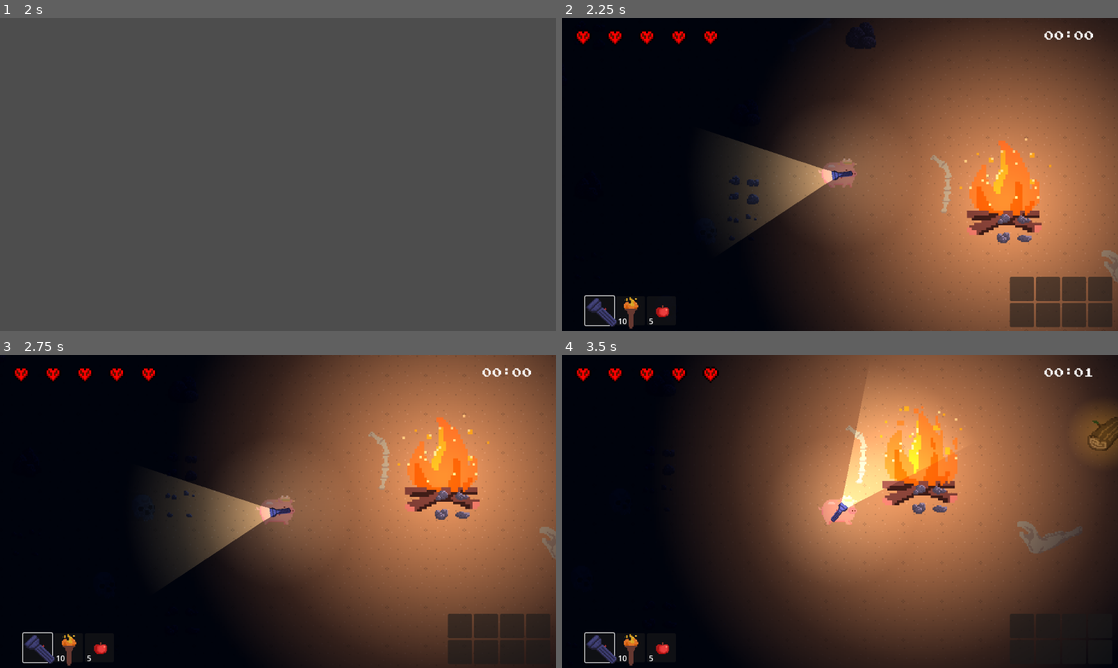
Above: before the commit, frames 1-4 (two rows, left to right).
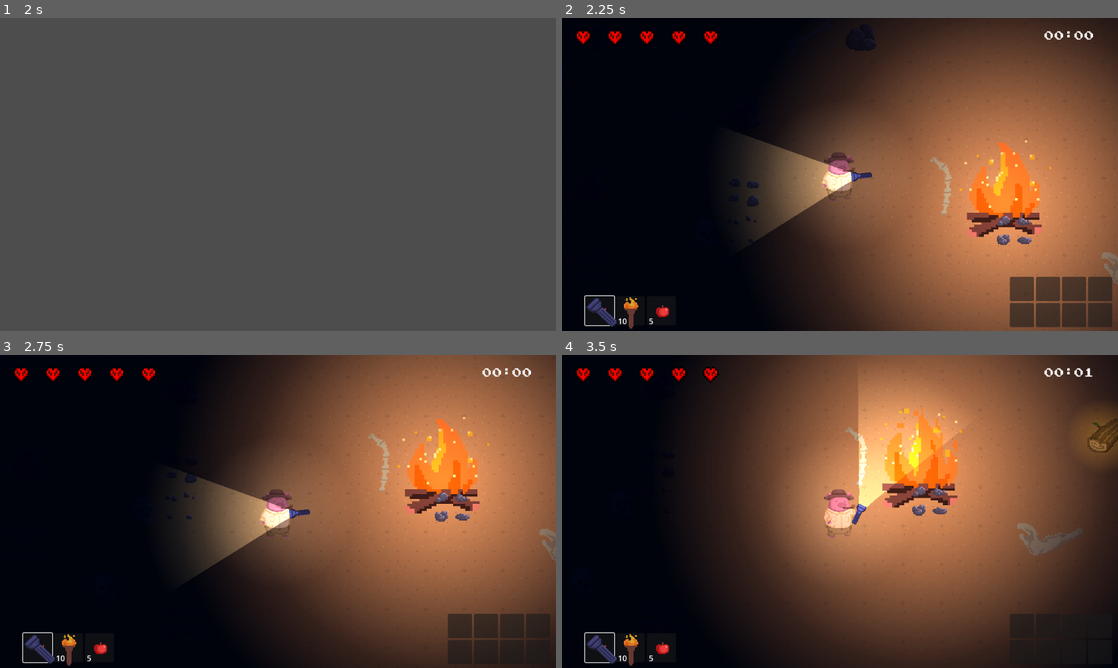
Above: after the commit, the same moments.

Repository: JasonLee4/MaizeRunnerGame
Game: Godot game, scene res://scenes/menus/main_menu.tscn
The game is run twice, just before and just after one commit, with the same random seed, the same clock (stepped at 60 frames per second) and the same inputs. Sound files missing from this copy of the repository are replaced by a short silence.
Inputs (mouse positions are in pixels of both pictures, inside the frame that each line leads up to):
- Up to frame 1 (2 s): click (278, 180) at 0.5 s; tap Enter at 1.25 s; move the mouse to (400, 158) at 1.27 s; hold D (right) from 1.28 s (still down); tap Space (dash) at 1.35 s
- Up to frame 2 (2.25 s): tap Space (dash) at 2 s; move the mouse to (728, 190) at 2.02 s; release D (right) at 2.03 s; hold S (down) from 2.03 s (still down); tap F (advance_dialogue) at 2.1 s
- Up to frame 3 (2.75 s): keep holding S (down); tap Space (dash) at 2.3 s
- Up to frame 4 (3.5 s): tap F (advance_dialogue) at 2.75 s; move the mouse to (895, 442) at 2.77 s; release S (down) at 2.78 s; hold D (right) from 2.78 s (still down); tap Space (dash) at 2.85 s

Frame 1 is identical in both runs. In frame 2, 2.8% of the frame differs, in the area x 30-100%, y 8-91%; in frame 3, 2.7%; in frame 4, 2.9%, in the area x 43-100%, y 4-73%.

Commit message:
updating pig sprite with bipedal grigory

Diff:
--- a/scenes/characters/Pig.gd
+++ b/scenes/characters/Pig.gd
@@ -44,6 +44,7 @@
 	Globals.pig = $"."
 	print("pig inst")
 	hotbar.connect("hotbar_select", change_tool)
+	$Sprite2D.frame = 3
 	change_tool(0)
 	traj_line.clear_points()
 
@@ -73,7 +74,15 @@
 		elif state_machine.selected_state.name == "state_moving":
 			$Sprite2D.visible = true
 			$Roll.visible = false
-			$AnimationPlayer.play("pigwalk")
+			if flashlight_equipped or torch_equipped:
+				$AnimationPlayer.play("pigwalk_equip")
+			else:
+				$AnimationPlayer.play("pigwalk")
+
+		elif state_machine.selected_state.name == "state_idle":
+			$Sprite2D.visible = true
+			$Roll.visible = false
+			$AnimationPlayer.stop()
 
 		if velocity.x < 0:
 			$Sprite2D.flip_h = true
@@ -280,10 +289,16 @@
 		flashlight_equipped = false
 		flashlight.light_on = false
 		flashlight.equipped = false
+		consumable_equipped = false
 	return toggle_tool_sprites()
 
 func toggle_tool_sprites():
 	$Torch.visible = torch_equipped
+	if torch_equipped or flashlight_equipped:
+		$Sprite2D.frame = 9
+		$AnimationPlayer.play("torch")
+	else:
+		$Sprite2D.frame = 3
 	return 0
 
 func consumable_use(delta):
--- a/scenes/characters/pig.tscn
+++ b/scenes/characters/pig.tscn
@@ -1,8 +1,8 @@
-[gd_scene load_steps=25 format=3 uid="uid://cj72oa0j0cfj6"]
+[gd_scene load_steps=29 format=3 uid="uid://cj72oa0j0cfj6"]
 
 [ext_resource type="Script" path="res://scenes/characters/pig.gd" id="1_hx4hr"]
-[ext_resource type="Texture2D" uid="uid://ddkcgxfupj33n" path="res://assets/spritesheets/pigmoving.png" id="3_5iu3b"]
 [ext_resource type="Texture2D" uid="uid://depoalr5gvqrd" path="res://assets/spritesheets/pigrolling.png" id="3_6qboe"]
+[ext_resource type="Texture2D" uid="uid://clxiejrlfshta" path="res://assets/spritesheets/pigianajonesactions1.png" id="3_74h5l"]
 [ext_resource type="Script" path="res://scenes/states/Player_State_Machine.gd" id="3_e2ml4"]
 [ext_resource type="PackedScene" uid="uid://bl5yl2pomtmqm" path="res://scenes/lights/flashlight.tscn" id="4_33qj8"]
 [ext_resource type="Script" path="res://scenes/states/state_moving.gd" id="4_75rr4"]
@@ -10,6 +10,7 @@
 [ext_resource type="Texture2D" uid="uid://1m6kvuxu25w5" path="res://assets/spritesheets/whitecircle.png" id="4_ws5bl"]
 [ext_resource type="Texture2D" uid="uid://dkj0nu7jyyh65" path="res://assets/spritesheets/torchhh1.png" id="5_e87gt"]
 [ext_resource type="Script" path="res://scenes/levels/Camera.gd" id="10_sbke0"]
+[ext_resource type="Script" path="res://scenes/states/state_idle.gd" id="10_w0bou"]
 
 [sub_resource type="CapsuleShape2D" id="CapsuleShape2D_a3r7q"]
 height = 28.0
@@ -28,7 +29,7 @@
 tracks/0/type = "value"
 tracks/0/imported = false
 tracks/0/enabled = true
-tracks/0/path = NodePath("Sprite2D:frame")
+tracks/0/path = NodePath("Roll:frame")
 tracks/0/interp = 1
 tracks/0/loop_wrap = true
 tracks/0/keys = {
@@ -40,26 +41,62 @@
 tracks/1/type = "value"
 tracks/1/imported = false
 tracks/1/enabled = true
-tracks/1/path = NodePath("Roll:frame")
+tracks/1/path = NodePath("Sprite2D:frame")
 tracks/1/interp = 1
 tracks/1/loop_wrap = true
 tracks/1/keys = {
 "times": PackedFloat32Array(0),
 "transitions": PackedFloat32Array(1),
 "update": 1,
-"values": [0]
+"values": [3]
 }
 tracks/2/type = "value"
 tracks/2/imported = false
 tracks/2/enabled = true
-tracks/2/path = NodePath("Torch:frame")
+tracks/2/path = NodePath("Torch:position")
 tracks/2/interp = 1
 tracks/2/loop_wrap = true
 tracks/2/keys = {
 "times": PackedFloat32Array(0),
 "transitions": PackedFloat32Array(1),
-"update": 1,
-"values": [1]
+"update": 0,
+"values": [Vector2(16, -6)]
+}
+tracks/3/type = "value"
+tracks/3/imported = false
+tracks/3/enabled = true
+tracks/3/path = NodePath("Torch:rotation")
+tracks/3/interp = 1
+tracks/3/loop_wrap = true
+tracks/3/keys = {
+"times": PackedFloat32Array(0),
+"transitions": PackedFloat32Array(1),
+"update": 0,
+"values": [0.00868974]
+}
+tracks/4/type = "value"
+tracks/4/imported = false
+tracks/4/enabled = true
+tracks/4/path = NodePath("Flashlight:position")
+tracks/4/interp = 1
+tracks/4/loop_wrap = true
+tracks/4/keys = {
+"times": PackedFloat32Array(0),
+"transitions": PackedFloat32Array(1),
+"update": 0,
+"values": [Vector2(16, 1)]
+}
+tracks/5/type = "value"
+tracks/5/imported = false
+tracks/5/enabled = true
+tracks/5/path = NodePath("Torch:frame")
+tracks/5/interp = 1
+tracks/5/loop_wrap = true
+tracks/5/keys = {
+"times": PackedFloat32Array(0),
+"transitions": PackedFloat32Array(1),
+"update": 1,
+"values": [0]
 }
 
 [sub_resource type="Animation" id="Animation_87a35"]
@@ -82,6 +119,7 @@
 resource_name = "pigwalk"
 length = 0.8
 loop_mode = 1
+step = 0.2
 tracks/0/type = "value"
 tracks/0/imported = false
 tracks/0/enabled = true
@@ -89,29 +127,157 @@
 tracks/0/interp = 1
 tracks/0/loop_wrap = true
 tracks/0/keys = {
-"times": PackedFloat32Array(0, 0.1, 0.2, 0.3, 0.4, 0.5, 0.6, 0.7, 0.8),
-"transitions": PackedFloat32Array(1, 1, 1, 1, 1, 1, 1, 1, 1),
-"update": 1,
-"values": [0, 5, 1, 2, 3, 4, 5, 6, 3]
+"times": PackedFloat32Array(0, 0.2, 0.4, 0.6, 0.8),
+"transitions": PackedFloat32Array(1, 1, 1, 1, 1),
+"update": 1,
+"values": [3, 4, 5, 6, 7]
+}
+
+[sub_resource type="Animation" id="Animation_yvqkv"]
+resource_name = "pigwalk_equip"
+loop_mode = 1
+step = 0.2
+tracks/0/type = "value"
+tracks/0/imported = false
+tracks/0/enabled = true
+tracks/0/path = NodePath("Sprite2D:frame")
+tracks/0/interp = 1
+tracks/0/loop_wrap = true
+tracks/0/keys = {
+"times": PackedFloat32Array(0, 0.2, 0.4, 0.6, 0.8, 1),
+"transitions": PackedFloat32Array(1, 1, 1, 1, 1, 1),
+"update": 1,
+"values": [9, 10, 11, 12, 13, 14]
 }
 tracks/1/type = "value"
 tracks/1/imported = false
 tracks/1/enabled = true
-tracks/1/path = NodePath("Torch:frame")
+tracks/1/path = NodePath("Torch:position")
 tracks/1/interp = 1
 tracks/1/loop_wrap = true
 tracks/1/keys = {
-"times": PackedFloat32Array(0, 0.2, 0.4, 0.6, 0.8),
-"transitions": PackedFloat32Array(1, 1, 1, 1, 1),
-"update": 1,
-"values": [0, 1, 2, 3, 0]
+"times": PackedFloat32Array(0),
+"transitions": PackedFloat32Array(1),
+"update": 0,
+"values": [Vector2(16, -6)]
+}
+tracks/2/type = "value"
+tracks/2/imported = false
+tracks/2/enabled = true
+tracks/2/path = NodePath("Torch:rotation")
+tracks/2/interp = 1
+tracks/2/loop_wrap = true
+tracks/2/keys = {
+"times": PackedFloat32Array(0),
+"transitions": PackedFloat32Array(1),
+"update": 0,
+"values": [0.00868974]
+}
+tracks/3/type = "value"
+tracks/3/imported = false
+tracks/3/enabled = true
+tracks/3/path = NodePath("Flashlight:position")
+tracks/3/interp = 1
+tracks/3/loop_wrap = true
+tracks/3/keys = {
+"times": PackedFloat32Array(0),
+"transitions": PackedFloat32Array(1),
+"update": 0,
+"values": [Vector2(16, 1)]
+}
+
+[sub_resource type="Animation" id="Animation_ykrt1"]
+resource_name = "pigidle"
+length = 1.5
+loop_mode = 1
+step = 0.5
+tracks/0/type = "value"
+tracks/0/imported = false
+tracks/0/enabled = true
+tracks/0/path = NodePath("Sprite2D:frame")
+tracks/0/interp = 1
+tracks/0/loop_wrap = true
+tracks/0/keys = {
+"times": PackedFloat32Array(0, 0.5, 1, 1.5),
+"transitions": PackedFloat32Array(1, 1, 1, 1),
+"update": 1,
+"values": [1, 2, 1, 2]
+}
+tracks/1/type = "value"
+tracks/1/imported = false
+tracks/1/enabled = true
+tracks/1/path = NodePath("Torch:position")
+tracks/1/interp = 1
+tracks/1/loop_wrap = true
+tracks/1/keys = {
+"times": PackedFloat32Array(0),
+"transitions": PackedFloat32Array(1),
+"update": 0,
+"values": [Vector2(17, 3)]
+}
+tracks/2/type = "value"
+tracks/2/imported = false
+tracks/2/enabled = true
+tracks/2/path = NodePath("Torch:rotation")
+tracks/2/interp = 1
+tracks/2/loop_wrap = true
+tracks/2/keys = {
+"times": PackedFloat32Array(0),
+"transitions": PackedFloat32Array(1),
+"update": 0,
+"values": [0.711682]
+}
+tracks/3/type = "value"
+tracks/3/imported = false
+tracks/3/enabled = true
+tracks/3/path = NodePath("Torch:frame")
+tracks/3/interp = 1
+tracks/3/loop_wrap = true
+tracks/3/keys = {
+"times": PackedFloat32Array(0, 0.5, 1, 1.5),
+"transitions": PackedFloat32Array(1, 1, 1, 1),
+"update": 1,
+"values": [0, 1, 2, 3]
+}
+tracks/4/type = "value"
+tracks/4/imported = false
+tracks/4/enabled = true
+tracks/4/path = NodePath("Flashlight:position")
+tracks/4/interp = 1
+tracks/4/loop_wrap = true
+tracks/4/keys = {
+"times": PackedFloat32Array(0),
+"transitions": PackedFloat32Array(1),
+"update": 0,
+"values": [Vector2(-13, 10)]
+}
+
+[sub_resource type="Animation" id="Animation_thuxf"]
+resource_name = "torch"
+length = 0.6
+loop_mode = 1
+step = 0.2
+tracks/0/type = "value"
+tracks/0/imported = false
+tracks/0/enabled = true
+tracks/0/path = NodePath("Torch:frame")
+tracks/0/interp = 1
+tracks/0/loop_wrap = true
+tracks/0/keys = {
+"times": PackedFloat32Array(0, 0.2, 0.4, 0.6),
+"transitions": PackedFloat32Array(1, 1, 1, 1),
+"update": 1,
+"values": [0, 1, 2, 3]
 }
 
 [sub_resource type="AnimationLibrary" id="AnimationLibrary_07awo"]
 _data = {
 "RESET": SubResource("Animation_kn2r4"),
+"pigidle": SubResource("Animation_ykrt1"),
 "pigroll": SubResource("Animation_87a35"),
-"pigwalk": SubResource("Animation_utpj3")
+"pigwalk": SubResource("Animation_utpj3"),
+"pigwalk_equip": SubResource("Animation_yvqkv"),
+"torch": SubResource("Animation_thuxf")
 }
 
 [sub_resource type="CapsuleShape2D" id="CapsuleShape2D_w6u8y"]
@@ -190,8 +356,10 @@
 texture = ExtResource("4_ws5bl")
 
 [node name="Sprite2D" type="Sprite2D" parent="."]
-texture = ExtResource("3_5iu3b")
-hframes = 8
+scale = Vector2(0.5, 0.5)
+texture = ExtResource("3_74h5l")
+hframes = 15
+frame = 3
 
 [node name="DefaultCircleLight" type="Node2D" parent="."]
 rotation = -0.483456
@@ -205,14 +373,16 @@
 texture_scale = 5.0
 
 [node name="Flashlight" parent="." instance=ExtResource("4_33qj8")]
+position = Vector2(16, 1)
+rotation = 0.412987
 
 [node name="Torch" type="Sprite2D" parent="."]
 visible = false
-rotation = -0.483456
-scale = Vector2(0.5, 0.5)
+position = Vector2(16, -6)
+rotation = 0.00868974
+scale = Vector2(0.4, 0.4)
 texture = ExtResource("5_e87gt")
 hframes = 4
-frame = 1
 
 [node name="PointLight2D" type="PointLight2D" parent="Torch"]
 position = Vector2(2.52331, 8.10142)
@@ -268,6 +438,13 @@
 one_shot = true
 
 [node name="state_dead" type="Node" parent="player_state_machine"]
+
+[node name="state_idle" type="Node" parent="player_state_machine"]
+script = ExtResource("10_w0bou")
+
+[node name="IdleCooldown" type="Timer" parent="player_state_machine/state_idle"]
+wait_time = 3.0
+one_shot = true
 
 [node name="Marker2D2" type="Marker2D" parent="."]
 
@@ -308,3 +485,4 @@
 [connection signal="timeout" from="dash_cooldown" to="." method="_on_dash_cooldown_timeout"]
 [connection signal="timeout" from="player_state_machine/state_rolling/RollTime" to="player_state_machine/state_rolling" method="_on_roll_time_timeout"]
 [connection signal="timeout" from="player_state_machine/state_moving/RollCooldown" to="player_state_machine/state_moving" method="_on_roll_cooldown_timeout"]
+[connection signal="timeout" from="player_state_machine/state_idle/IdleCooldown" to="player_state_machine/state_idle" method="_on_idle_cooldown_timeout"]
--- a/scenes/states/Player_State_Machine.gd
+++ b/scenes/states/Player_State_Machine.gd
@@ -8,7 +8,7 @@
 var possible_states = [] # an array of strings containing the name of every possible state
 var selected_state: PlayerState # a refernce to whatever state is currently active
 @export var starting_args = []  # arguments for the starting state
-@export var starting_state = "state_moving" # a path to the starting state
+@export var starting_state = "state_idle" # a path to the starting state
 @export var output_changes = false # whether state changes should be outputted to the debug console
 
 signal state_changed(old_state, new_state) # emitted whenever a state is changed
--- /dev/null
+++ b/scenes/states/state_idle.gd
@@ -0,0 +1,42 @@
+extends PlayerState
+
+@onready var animation_player :AnimationPlayer = get_parent().get_parent().get_node("AnimationPlayer")
+var move
+
+func _enter(args := []) -> void:
+	print("Entered player idle state...")
+	animation_player.stop()
+	$IdleCooldown.start()
+
+
+# execute game logic here
+func _game_logic(delta) -> void:
+	# get movement inputs
+
+	player.velocity = Vector2(0,0)
+	move = Vector2(int(Input.is_action_pressed("right")) - int(Input.is_action_pressed("left")), int(Input.is_action_pressed("down")) - int(Input.is_action_pressed("up")))
+
+
+
+# virtual method for running transition logic
+# this in
+func _transition_logic(existing_states: Array):
+
+	if move.length() > 0:
+		#if Input.is_action_just_pressed("dash"):
+			## transition to rolling
+			#machine.change_state("state_rolling", [move], [])
+		#else:
+		machine.change_state("state_moving")
+
+
+func _on_idle_cooldown_timeout():
+	print("playing idle animation [idle state]")
+	#var randii = randi()%2
+	#print(randii)
+	#if randii == 0:
+	animation_player.play("pigidle")
+	#else:
+		#player.get_node("Wave").visible = true
+		#player.get_node("Sprite2D").visible = false
+		#animation_player.play("pigwave")
--- a/scenes/states/state_moving.gd
+++ b/scenes/states/state_moving.gd
@@ -46,6 +46,9 @@
 	if can_roll and Input.is_action_just_pressed("dash") and move.length() > 0:
 		# transition to rolling
 		machine.change_state("state_rolling", [move], [])
+	elif move.length() == 0:
+		machine.change_state("state_idle")
+
 
 
 func _enter(args := []):
Binary file added: assets/spritesheets/pigianajonesactions1.png
Not shown, added: assets/spritesheets/pigianajonesactions1.png.import
